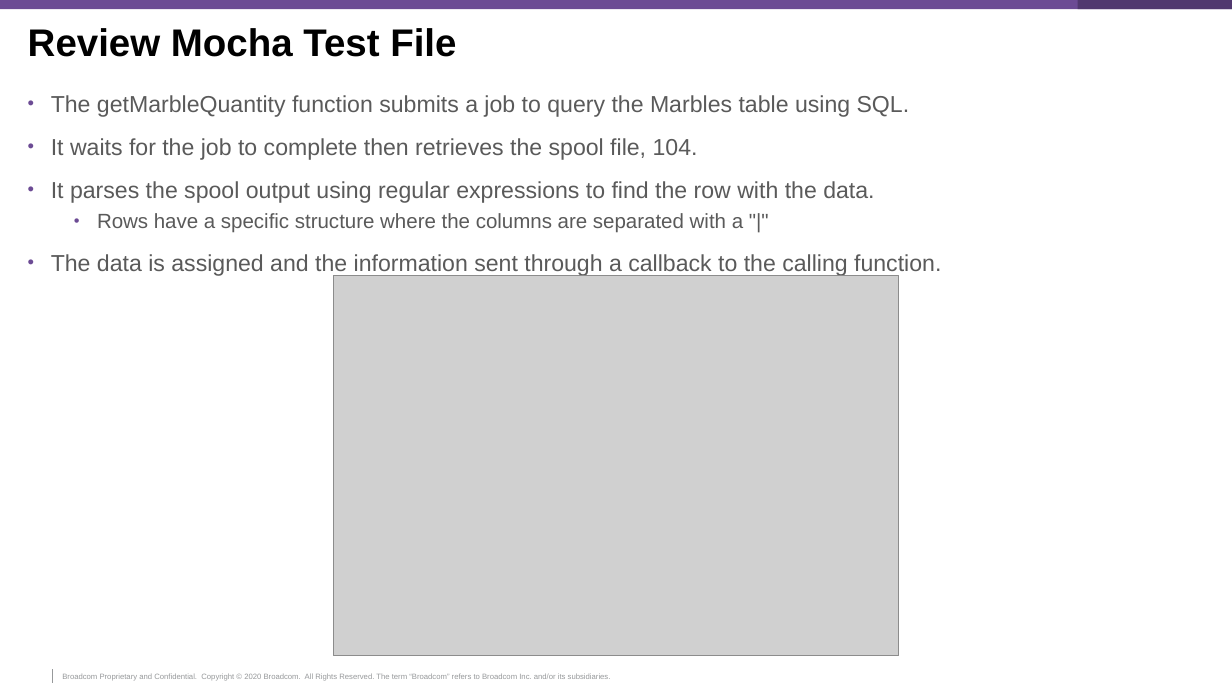
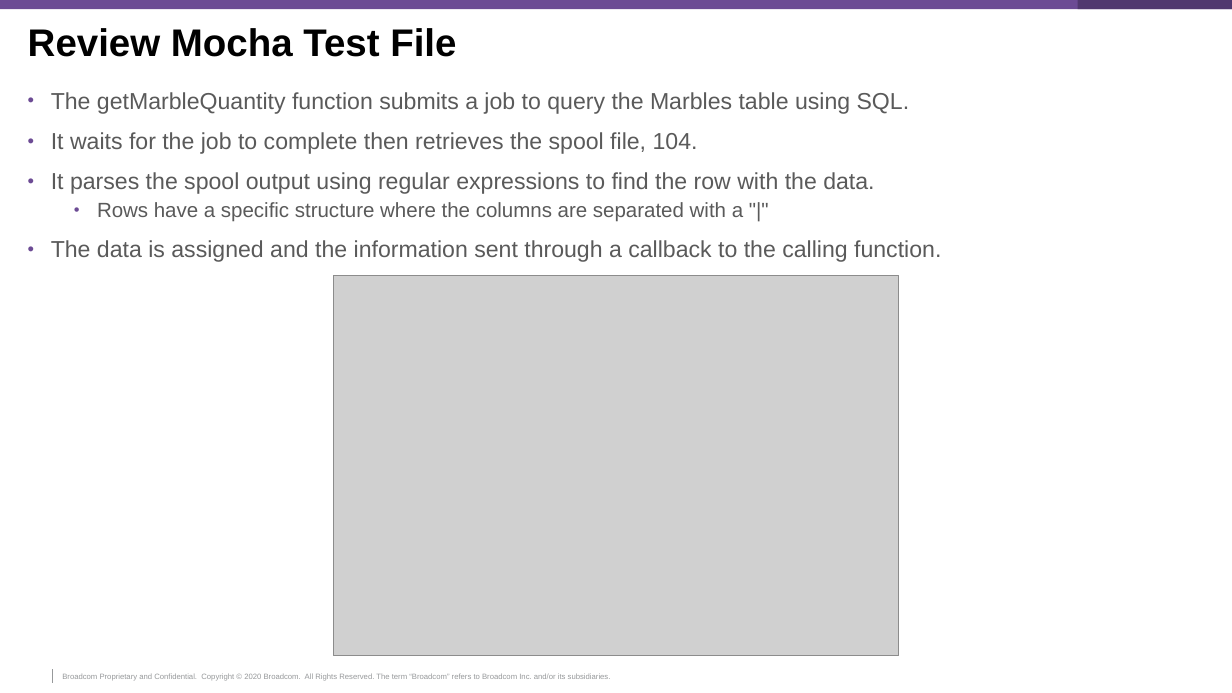
Before and after one commit to McQuitty-Broadcom/Zowe-DevOps-Example, a slide deck: slide 61 of .workshop/DevOps-Workshop.pptx (slide 62 before the commit). Drawn at 1232x693 pixels with LibreOffice and Linux fonts; fonts in the diff are those of the drawing; grey boxes stand for pictures; background and template pictures are left out. Boxes give left, top, right and bottom in pixels: in the first picture for what was removed or moved away, otherwise in the second. Text is boxed around its words. In the diff, an @@ line names an element or a change of style, - is before the commit and + after.

```diff
--- a/.workshop/DevOps-Workshop.pptx
+++ b/.workshop/DevOps-Workshop.pptx
@@ text "The getMarbleQuantity function submits a ..." at box(51, 92, 941, 262): line spacing 1 to 0.9 @@
```
Also in this commit, not shown: 4 other slides changed, 5 slides removed, 1 other file.
